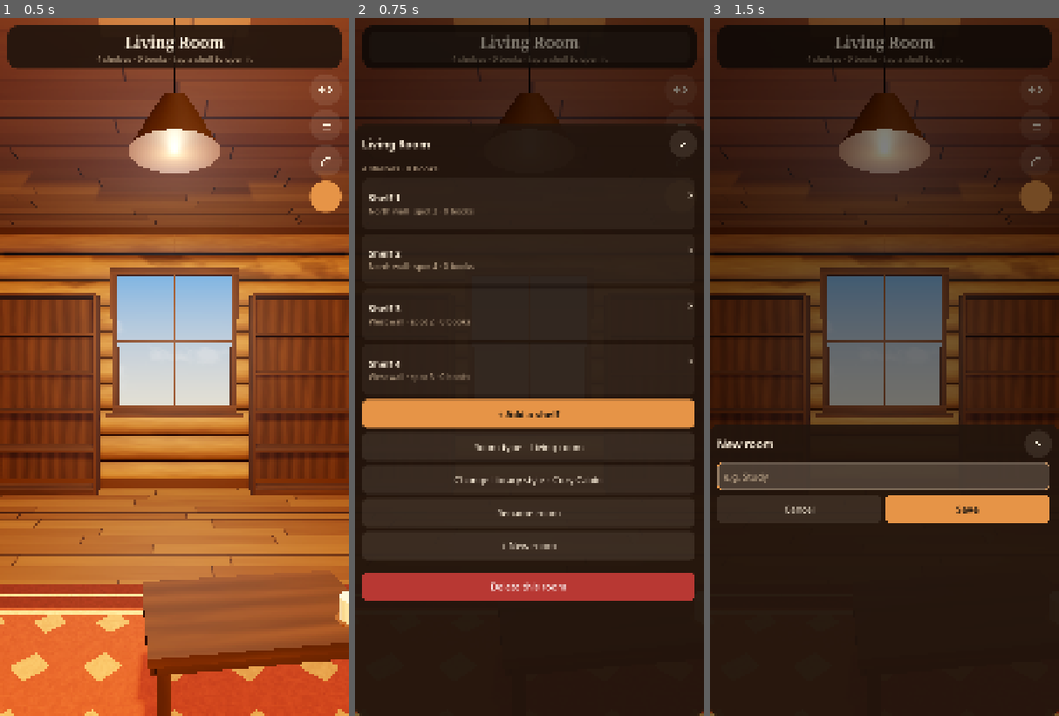
Above: before the commit, frames 1-3 (left to right).
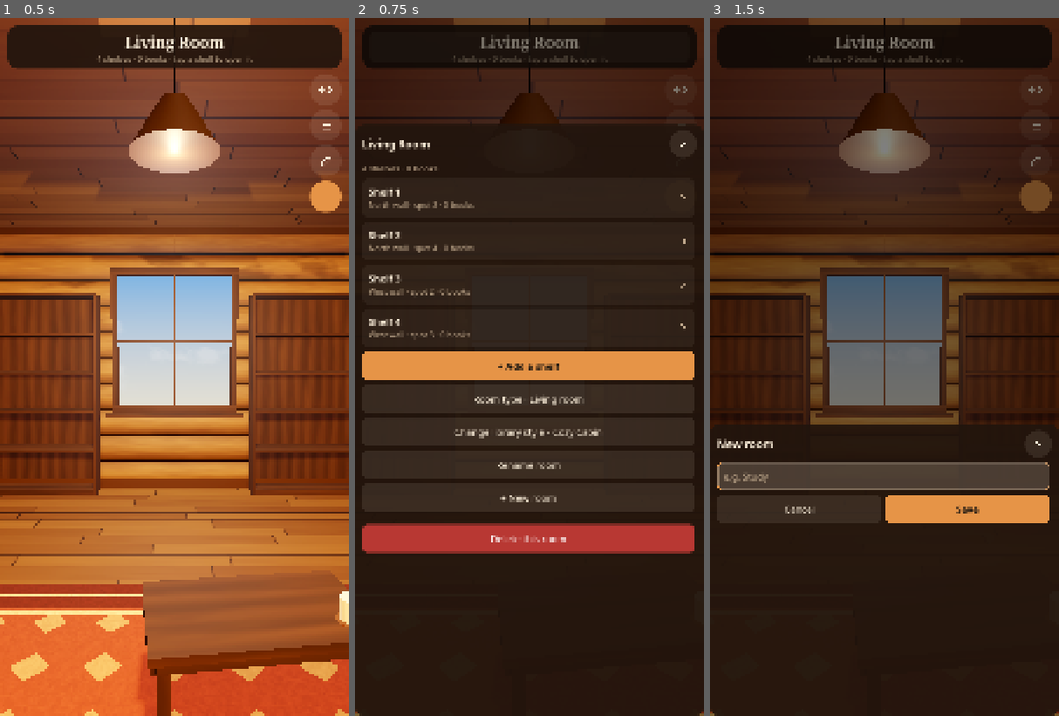
Above: after the commit, the same moments.

Repository: TheGoobsy/shelfcontrol
Game: Godot game, scene res://scenes/main.tscn
Same seed, same stepped clock (60 frames per second), same inputs: the game is played once before the commit and once after it.
Inputs (mouse positions are in pixels of both pictures, inside the frame that each line leads up to):
- Up to frame 1 (0.5 s): no input
- Up to frame 2 (0.75 s): click (529, 45) at 0.52 s
- Up to frame 3 (1.5 s): click "+ New room" at 1.25 s

Frame 1 is identical in both runs. In frame 2, 19% of the frame differs, in the area x 2-98%, y 24-84%; in frame 3, nothing differs.

Commit message:
Room menu: centred SVG chevron on shelf rows instead of a text glyph
Co-Authored-By: Claude Fable 5.1 <noreply@anthropic.com>

Diff:
--- a/scripts/ui/dialogs.gd
+++ b/scripts/ui/dialogs.gd
@@ -27,6 +27,17 @@
 	return l
 
 const CardRowScript := preload("res://scripts/ui/card_row.gd")
+
+## Small muted chevron for rows that open something, vertically centred in its row.
+func _chevron() -> Control:
+	var t := TextureRect.new()
+	t.texture = load("res://icons/chevron_right.svg")
+	t.expand_mode = TextureRect.EXPAND_IGNORE_SIZE
+	t.stretch_mode = TextureRect.STRETCH_KEEP_ASPECT_CENTERED
+	t.custom_minimum_size = Vector2(34, 34)
+	t.size_flags_vertical = Control.SIZE_SHRINK_CENTER
+	t.modulate = hud.muted()
+	return t
 
 func _card_button(content: Control, min_h: float) -> PanelContainer:
 	return CardRowScript.new(content, min_h)
@@ -528,10 +539,7 @@
 		v.add_child(_bold_label(str(s["name"]), 30))
 		v.add_child(hud.label("%s wall · spot %d · %d books" % [Styles.WALL_NAMES[int(s["wall"])], int(s["slot"]) + 1, Library.shelf_book_count(s["id"])], "SubLabel"))
 		h.add_child(v)
-		var arrow := hud.label("›")
-		arrow.add_theme_font_size_override("font_size", 44)
-		arrow.size_flags_vertical = Control.SIZE_SHRINK_CENTER
-		h.add_child(arrow)
+		h.add_child(_chevron())
 		var b := _card_button(h, 120)
 		var sid := str(s["id"])
 		b.pressed.connect(func():
